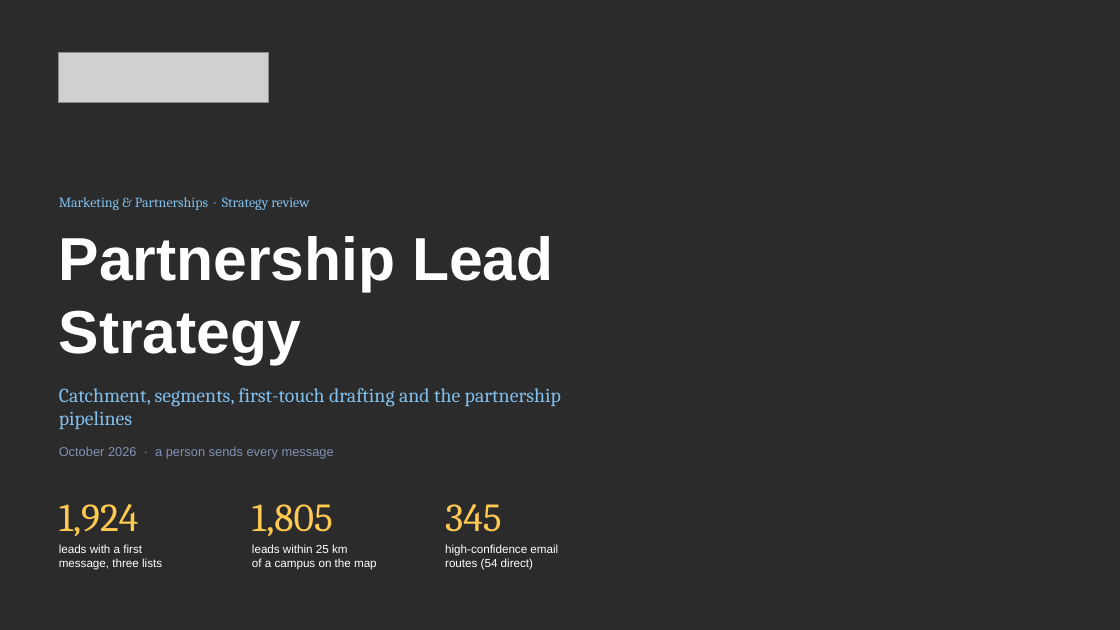
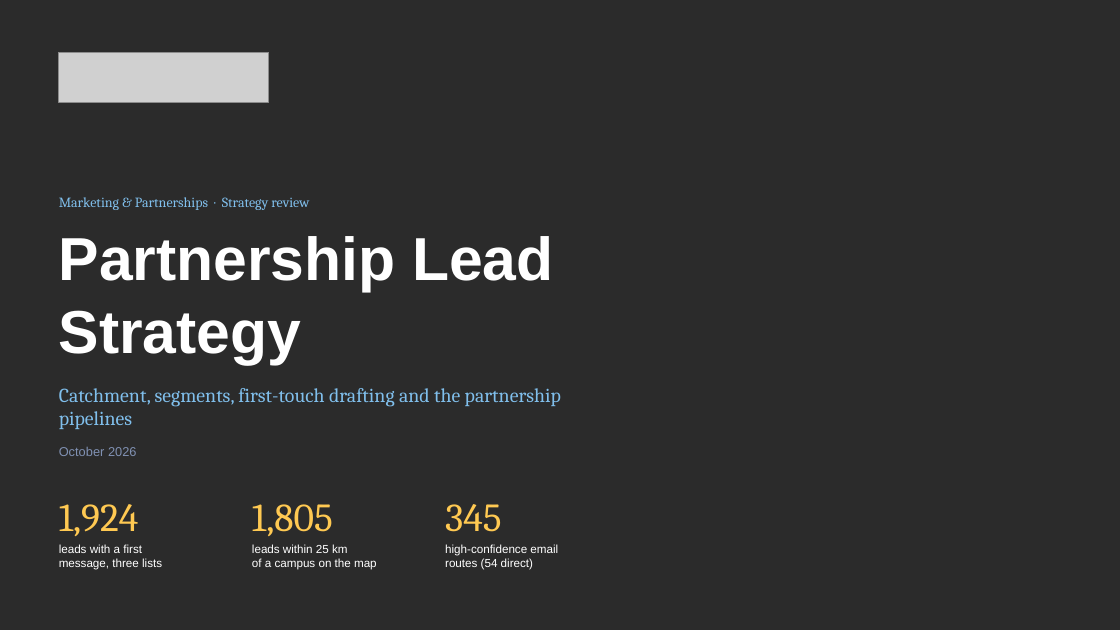
Before and after one commit to Nehemia-joh/Agenticmarketing, a slide deck: slide 1 of outputs/presentations/Silverleaf_Lead_Generation_Strategy_2026-10-12.pptx. Drawn at 1120x630 pixels with LibreOffice and Linux fonts; fonts in the diff are those of the drawing; grey boxes stand for pictures; background and template pictures are left out; a plain dark background stands for a picture behind light text. Boxes give left, top, right and bottom in pixels: in the first picture for what was removed or moved away, otherwise in the second. Text is boxed around its words. In the diff, an @@ line names an element or a change of style, - is before the commit and + after.

```diff
--- a/outputs/presentations/Silverleaf_Lead_Generation_Strategy_2026-10-12.pptx
+++ b/outputs/presentations/Silverleaf_Lead_Generation_Strategy_2026-10-12.pptx
@@ text at [59, 447, 137, 456]: text changed @@
-October 2026 · a person sends every message
+October 2026
```
Also in this commit, not shown: 22 other slides changed, 2 slides added, 11 slides removed, 2 other files.
